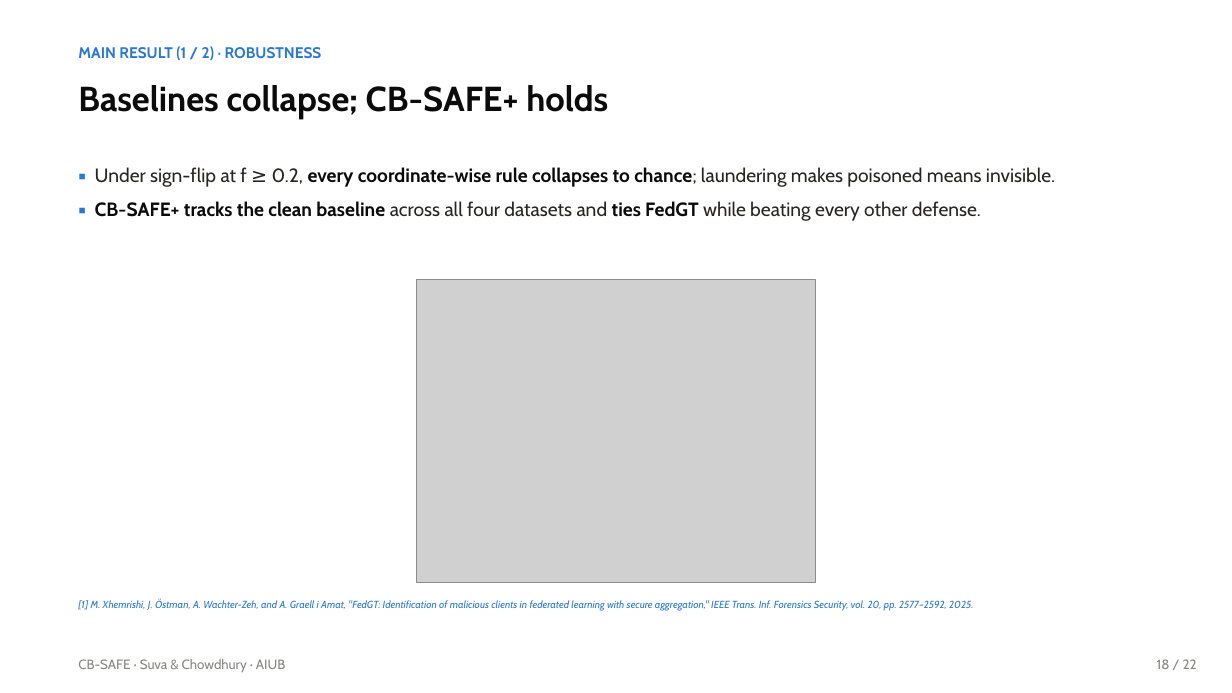
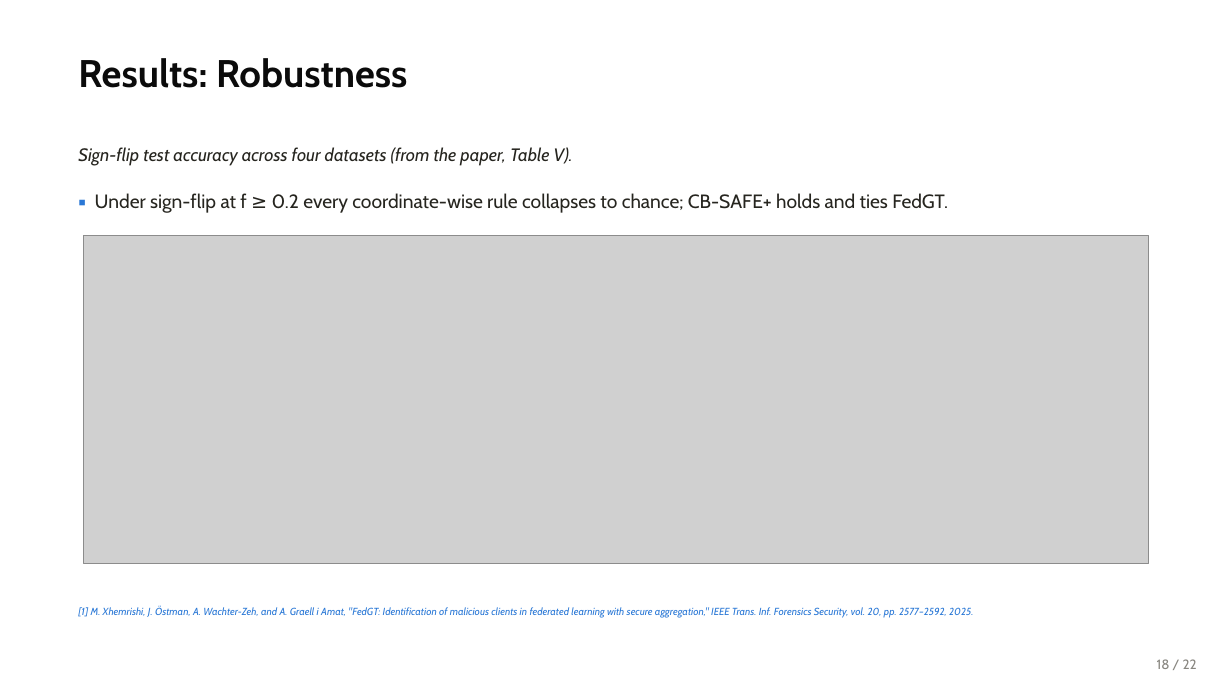
Before and after one commit to wshuv-o/cb-safe-draft, a slide deck: slide 19 of paper/cbsafe_deck.pptx. Drawn at 1232x693 pixels with LibreOffice and Linux fonts; fonts in the diff are those of the drawing; grey boxes stand for pictures. Boxes give left, top, right and bottom in pixels: in the first picture for what was removed or moved away, otherwise in the second. Text is boxed around its words. In the diff, an @@ line names an element or a change of style, - is before the commit and + after.

```diff
--- a/paper/cbsafe_deck.pptx
+++ b/paper/cbsafe_deck.pptx
@@ text at (x1=78, y1=58, x2=407, y2=88): text changed; size 12 to 30 pt; text colour #2A78D6 to #0B0B0B @@
-MAIN RESULT (1 / 2) · ROBUSTNESS
+Results: Robustness
@@ text removed at (x1=78, y1=85, x2=608, y2=119) @@
-Baselines collapse; CB-SAFE+ holds
@@ text added at (x1=78, y1=147, x2=573, y2=166), 14 pt, text #26251F, italic @@
+Sign-flip test accuracy across four datasets (from the paper, Table V).
@@ text at (x1=95, y1=193, x2=948, y2=213): text changed @@
-▪ Under sign-flip at f ≥ 0.2, every coordinate-wise rule collapses to chance; laundering makes poisoned means invisible.
-▪ CB-SAFE+ tracks the clean baseline across all four datasets and ties FedGT while beating every other defense.
+▪ Under sign-flip at f ≥ 0.2 every coordinate-wise rule collapses to chance; CB-SAFE+ holds and ties FedGT.
@@ picture added at (x1=83, y1=236, x2=1149, y2=564) @@
@@ picture removed at (x1=417, y1=279, x2=815, y2=582) @@
@@ text "[1] M. Xhemrishi, J. Östman, ..." moved from (x1=78, y1=599, x2=973, y2=610) to (x1=78, y1=607, x2=973, y2=618) @@
@@ text removed at (x1=78, y1=659, x2=285, y2=672) @@
-CB-SAFE · Suva & Chowdhury · AIUB
```
Also in this commit, not shown: 23 other slides changed, 32 other files.
